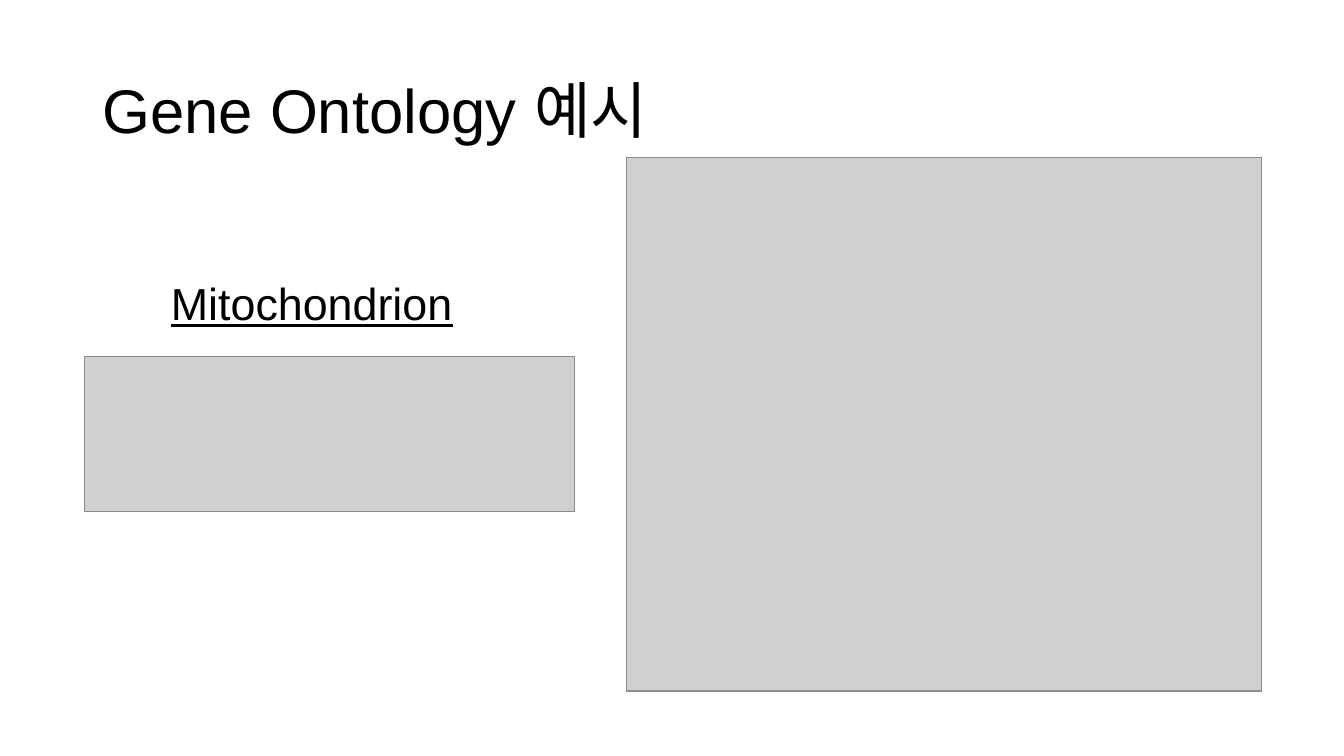
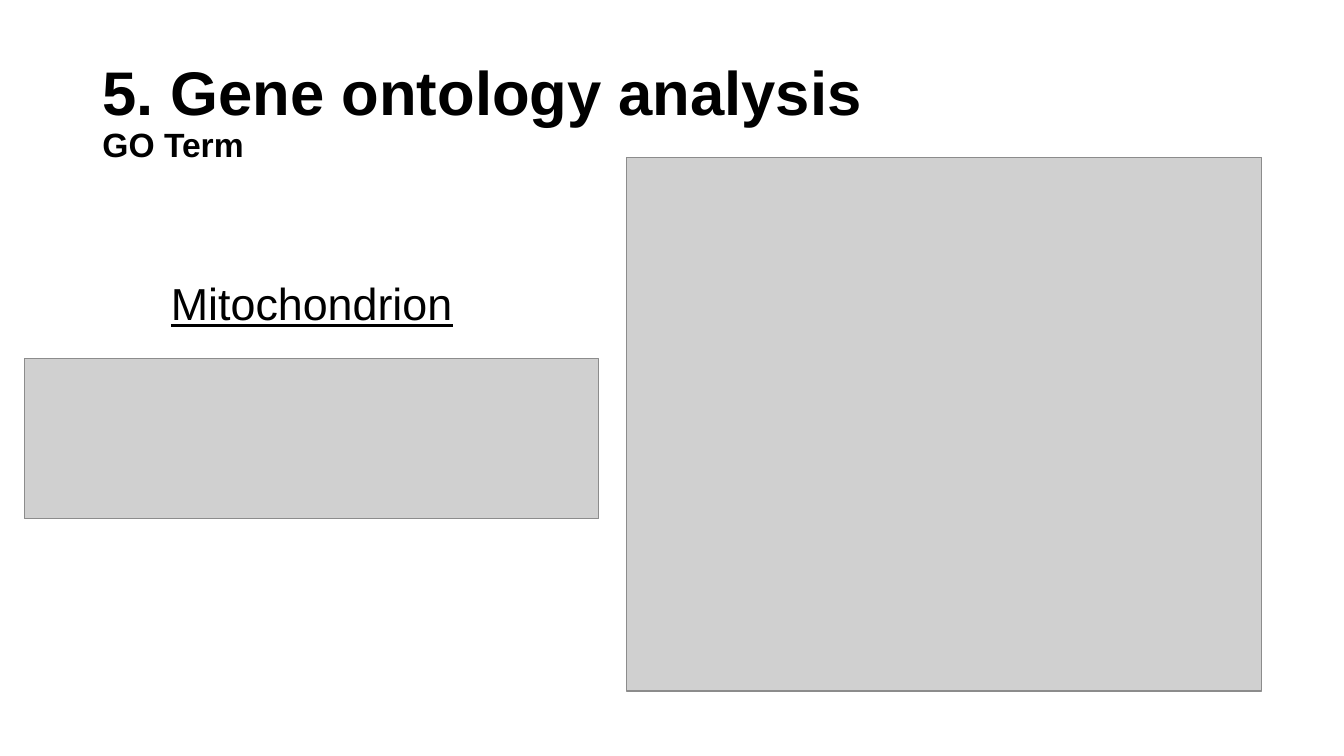
Before and after one commit to Khreat0205/Education_BulkRNAseq, a slide deck: slide 5 of Presentation/5. Gene Ontology analysis.pptx (slide 4 before the commit). Drawn at 1344x756 pixels with LibreOffice and Linux fonts; fonts in the diff are those of the drawing; grey boxes stand for pictures. Boxes give left, top, right and bottom in pixels: in the first picture for what was removed or moved away, otherwise in the second. Text is boxed around its words. In the diff, an @@ line names an element or a change of style, - is before the commit and + after.

```diff
--- a/Presentation/5. Gene Ontology analysis.pptx
+++ b/Presentation/5. Gene Ontology analysis.pptx
@@ title at <box>102,70,862,158</box>: text changed; bold on @@
-Gene Ontology 예시
+5. Gene ontology analysis
+GO Term
@@ picture: place and size @@
-picture at <box>85,357,576,512</box>
+picture at <box>24,359,599,519</box>
```
Also in this commit, not shown: 7 other slides changed, 5 slides added, 3 slides removed.
